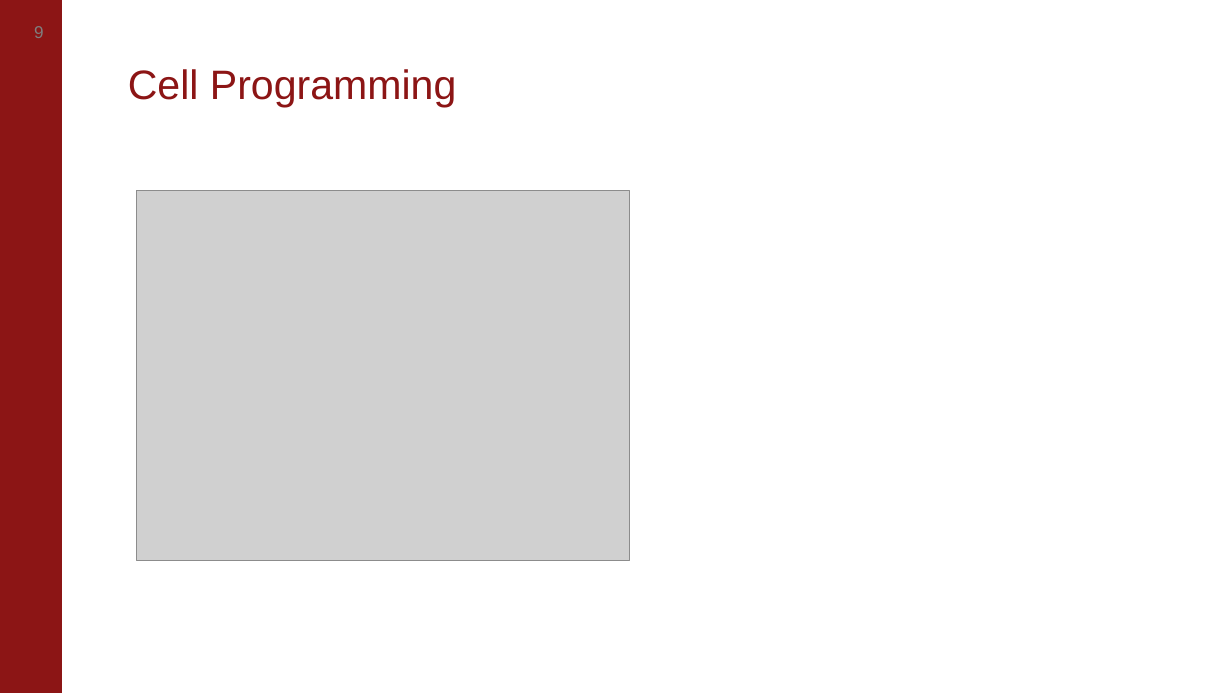
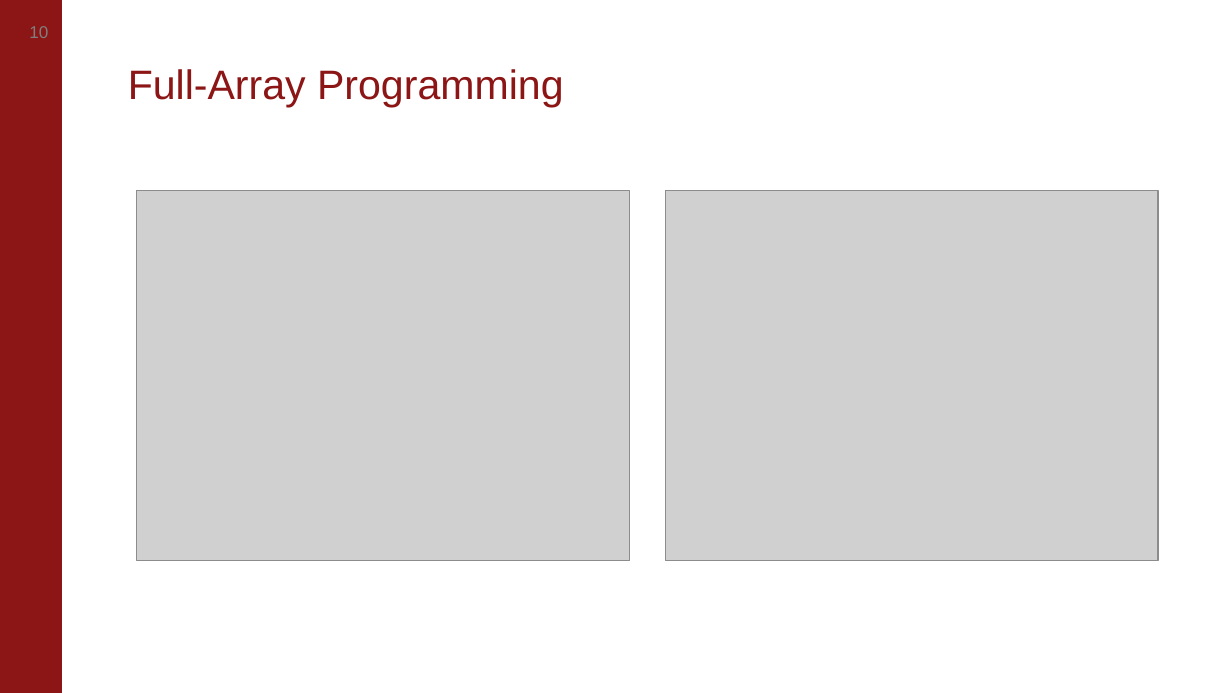
Before and after one commit to akashlevy/NI-RRAM-Test-Setup, a slide deck: slide 10 of presentations/Updates 2-4-21.pptx (slide 9 before the commit). Drawn at 1232x693 pixels with LibreOffice and Linux fonts; fonts in the diff are those of the drawing; grey boxes stand for pictures; background and template pictures are left out. Boxes give left, top, right and bottom in pixels: in the first picture for what was removed or moved away, otherwise in the second. Text is boxed around its words. In the diff, an @@ line names an element or a change of style, - is before the commit and + after.

```diff
--- a/presentations/Updates 2-4-21.pptx
+++ b/presentations/Updates 2-4-21.pptx
@@ page number at (x1=29, y1=26, x2=48, y2=38): text changed @@
-9
+10
@@ title at (x1=128, y1=69, x2=563, y2=107): text changed @@
-Cell Programming
+Full-Array Programming
@@ picture added at (x1=665, y1=191, x2=1158, y2=561) @@
```
Also in this commit, not shown: 2 other slides changed, 1 slide added, 1 slide removed, 20 other files.
